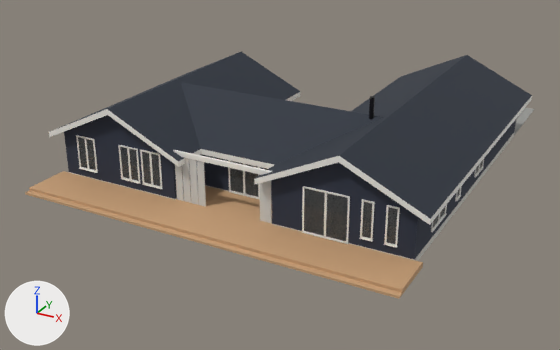
An edit to the glTF model i0k9g95har/teder270_c0_p1_m0.glb, drawn before and after from the same camera.
One viewpoint serves both versions: a camera (50 mm lens) standing at (19.7, -25.7, 17.8) and looking at (-1.2, 12.2, -1.1). Lighting does not change. The marker at lower left points along +X, +Y and +Z. The picture after the commit comes second.

The first picture shows 'deck', 'fascia', 'frame', 'glass', 'panel', 'plinth', 'roof', 'wall' and 2 more.
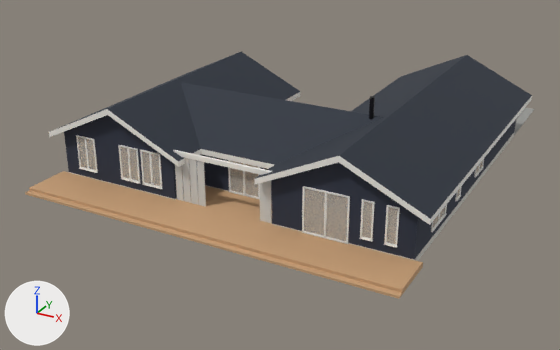
Location of each change, [x1, y1, x2, y2] in pixels of the pictures (560 x 350 px):
'glass', recoloured, surface changed: [78, 137, 483, 244] in both

Edits to the bpy script that builds the scene:
```text
Change mat_glass:
    mat_glass.base_color: (0.00784, 0.0157, 0.0235) -> (0.345, 0.451, 0.525)  # black #16222a -> greyish blue #9fb3c0
    mat_glass.alpha: 0.502 -> 0.22
```
